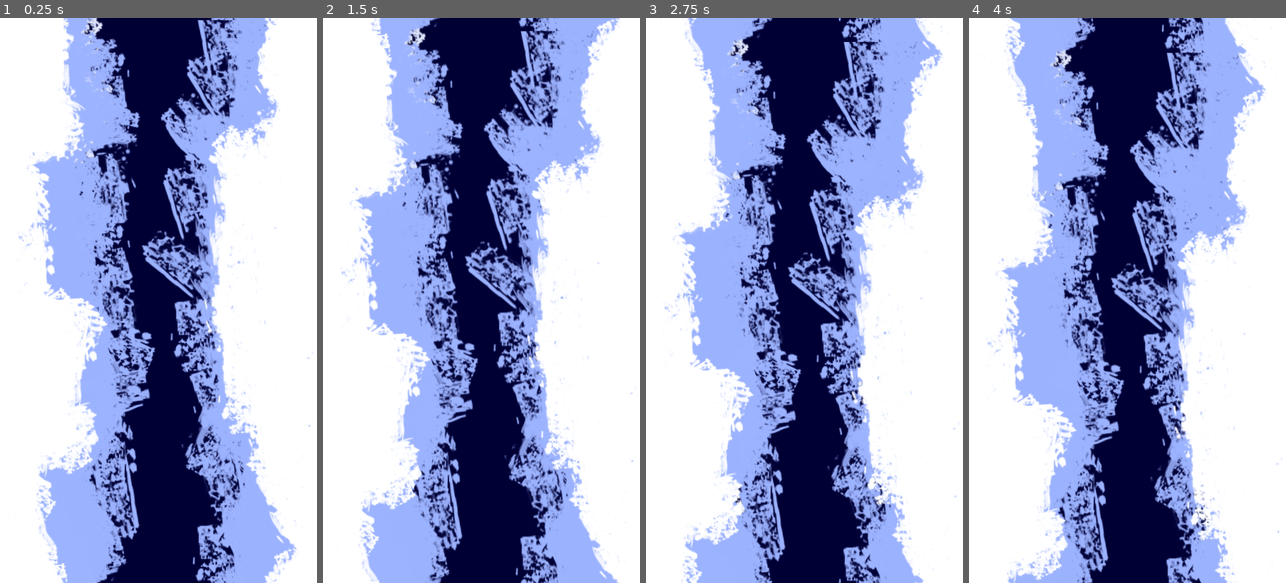
Above: before the commit, frames 1-4 (left to right).
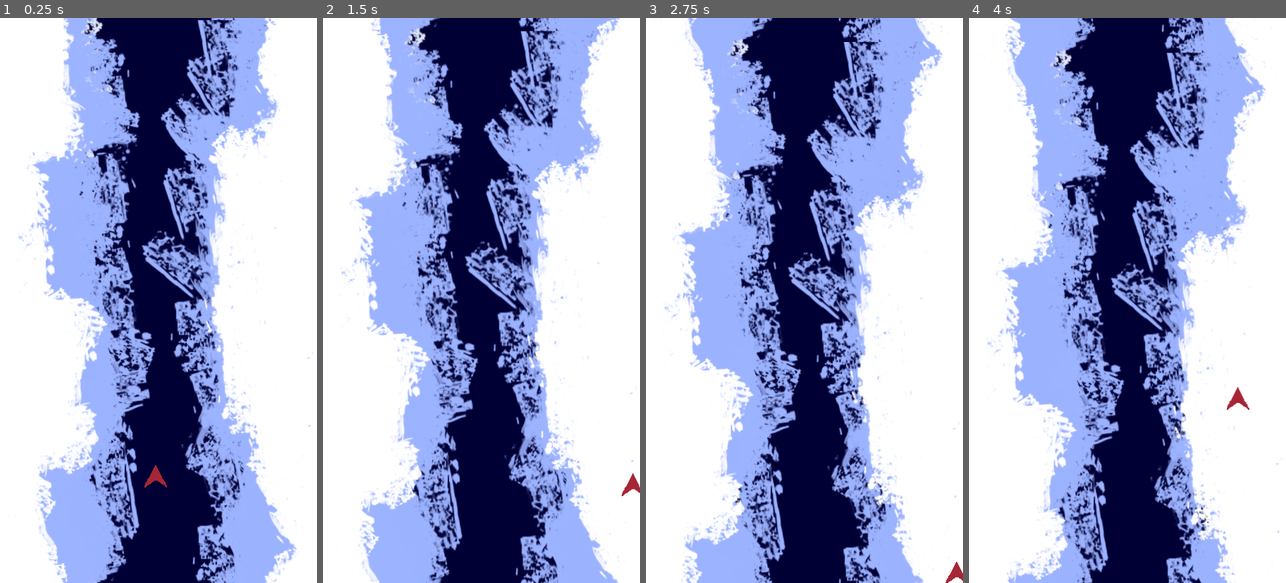
Above: after the commit, the same moments.

Repository: davidbragg/pewpewpew
Game: Godot game, scene res://scenes/main.tscn
Same seed, same stepped clock (60 frames per second), same inputs: the game is played once before the commit and once after it.
Inputs:
- Up to frame 1 (0.25 s): no input
- Up to frame 2 (1.5 s): hold D (move_right, bound only after the commit) 0.53-1.28 s; hold S (move_down, bound only after the commit) from 1.28 s (still down)
- Up to frame 3 (2.75 s): release S (move_down, bound only after the commit) at 2.03 s; hold D (move_right, bound only after the commit) from 2.03 s (still down)
- Up to frame 4 (4 s): release D (move_right, bound only after the commit) at 2.78 s; hold W (move_up, bound only after the commit) 2.78-3.53 s; hold A (move_left, bound only after the commit) from 3.53 s (still down)

The runs differ from the first frame. In frame 1, 0.1% of the frame differs, in the area x 45-53%, y 79-84%; in frame 2, 0.1%; in frame 3, less than 0.1%; in frame 4, 0.1%, in the area x 81-89%, y 65-70%.

Commit message:
add player plane and basic control

Diff:
--- a/project.godot
+++ b/project.godot
@@ -20,3 +20,34 @@
 window/size/viewport_width=450
 window/size/viewport_height=800
 window/size/resizable=false
+
+[input]
+
+move_up={
+"deadzone": 0.5,
+"events": [Object(InputEventJoypadMotion,"resource_local_to_scene":false,"resource_name":"","device":-1,"axis":1,"axis_value":-1.0,"script":null)
+, Object(InputEventKey,"resource_local_to_scene":false,"resource_name":"","device":-1,"window_id":0,"alt_pressed":false,"shift_pressed":false,"ctrl_pressed":false,"meta_pressed":false,"pressed":false,"keycode":0,"physical_keycode":87,"key_label":0,"unicode":119,"echo":false,"script":null)
+]
+}
+move_down={
+"deadzone": 0.5,
+"events": [Object(InputEventJoypadMotion,"resource_local_to_scene":false,"resource_name":"","device":-1,"axis":1,"axis_value":1.0,"script":null)
+, Object(InputEventKey,"resource_local_to_scene":false,"resource_name":"","device":-1,"window_id":0,"alt_pressed":false,"shift_pressed":false,"ctrl_pressed":false,"meta_pressed":false,"pressed":false,"keycode":0,"physical_keycode":83,"key_label":0,"unicode":115,"echo":false,"script":null)
+]
+}
+move_left={
+"deadzone": 0.5,
+"events": [Object(InputEventJoypadMotion,"resource_local_to_scene":false,"resource_name":"","device":-1,"axis":0,"axis_value":-1.0,"script":null)
+, Object(InputEventKey,"resource_local_to_scene":false,"resource_name":"","device":-1,"window_id":0,"alt_pressed":false,"shift_pressed":false,"ctrl_pressed":false,"meta_pressed":false,"pressed":false,"keycode":0,"physical_keycode":65,"key_label":0,"unicode":97,"echo":false,"script":null)
+]
+}
+move_right={
+"deadzone": 0.5,
+"events": [Object(InputEventJoypadMotion,"resource_local_to_scene":false,"resource_name":"","device":-1,"axis":0,"axis_value":1.0,"script":null)
+, Object(InputEventKey,"resource_local_to_scene":false,"resource_name":"","device":-1,"window_id":0,"alt_pressed":false,"shift_pressed":false,"ctrl_pressed":false,"meta_pressed":false,"pressed":false,"keycode":0,"physical_keycode":68,"key_label":0,"unicode":100,"echo":false,"script":null)
+]
+}
+
+[layer_names]
+
+2d_physics/layer_1="Player"
--- a/scenes/main.tscn
+++ b/scenes/main.tscn
@@ -1,6 +1,7 @@
-[gd_scene load_steps=2 format=3 uid="uid://bssj84qd2a7wc"]
+[gd_scene load_steps=3 format=3 uid="uid://bssj84qd2a7wc"]
 
 [ext_resource type="PackedScene" uid="uid://dy8sinaxdks5l" path="res://scenes/background.tscn" id="1_6srfk"]
+[ext_resource type="PackedScene" uid="uid://b4rebdb6c5p5p" path="res://scenes/player.tscn" id="2_mxru2"]
 
 [node name="Node2D" type="Node2D"]
 
@@ -10,3 +11,15 @@
 color = Color(0, 0, 0.207843, 1)
 
 [node name="Background" parent="." instance=ExtResource("1_6srfk")]
+
+[node name="StaticBody2D" type="StaticBody2D" parent="."]
+
+[node name="CollisionPolygon2D" type="CollisionPolygon2D" parent="StaticBody2D"]
+position = Vector2(217, 491)
+polygon = PackedVector2Array(239, -491, 238, 309, -222, 310, -222, -490, 233, -491, 283, -487, 278, -528, -273, -527, -250, 356, 291, 350, 283, -487)
+
+[node name="Player" parent="." instance=ExtResource("2_mxru2")]
+position = Vector2(221, 649)
+max_speed = 300
+acceleration = 800
+friction = 800
--- /dev/null
+++ b/scenes/player.tscn
@@ -0,0 +1,13 @@
+[gd_scene load_steps=3 format=3 uid="uid://b4rebdb6c5p5p"]
+
+[ext_resource type="Texture2D" uid="uid://cxvicixjac8ub" path="res://assets/player.png" id="1_0ldtr"]
+[ext_resource type="Script" path="res://scripts/player.gd" id="1_iaerw"]
+
+[node name="Player" type="CharacterBody2D"]
+script = ExtResource("1_iaerw")
+
+[node name="Sprite2D" type="Sprite2D" parent="."]
+texture = ExtResource("1_0ldtr")
+
+[node name="CollisionPolygon2D" type="CollisionPolygon2D" parent="."]
+polygon = PackedVector2Array(0, -13, 14, 14, -15, 14)
--- /dev/null
+++ b/scripts/player.gd
@@ -0,0 +1,29 @@
+extends CharacterBody2D
+
+const max_speed = 300
+const acceleration = 800
+const friction = 1000
+
+var input = Vector2.ZERO
+
+
+func _physics_process(delta):
+	player_movement(delta)
+
+
+func get_input():
+	input.x = Input.get_action_strength("move_right") - Input.get_action_strength("move_left")
+	input.y = Input.get_action_strength("move_down") - Input.get_action_strength("move_up")
+
+	return input.normalized()
+
+
+func player_movement(delta):
+	input = get_input()
+
+	if input != Vector2.ZERO:
+		velocity = velocity.move_toward(input * max_speed, acceleration * delta)
+	else:
+		velocity = velocity.move_toward(Vector2.ZERO, friction * delta)
+
+	move_and_slide()
Not shown, changed: .gitignore
